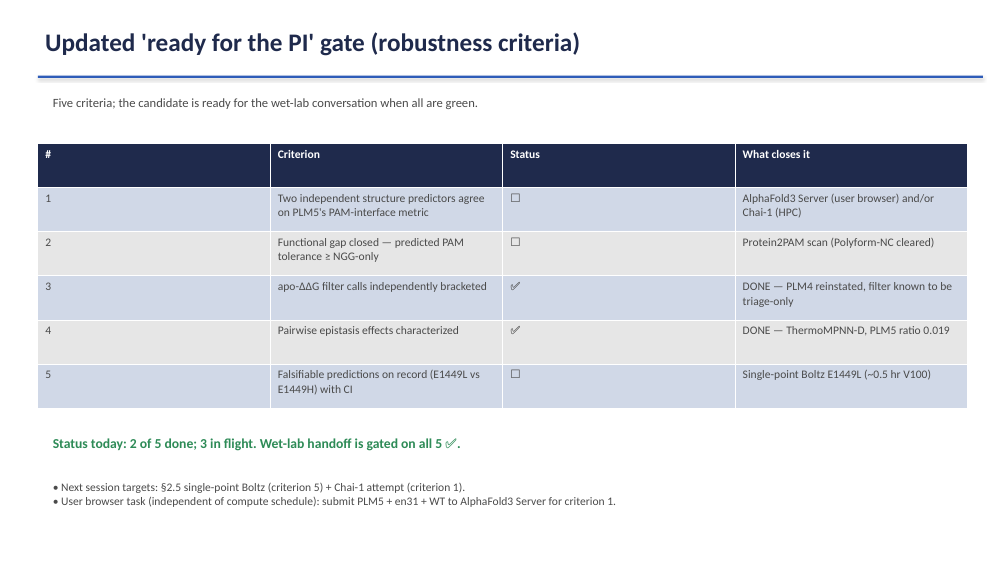
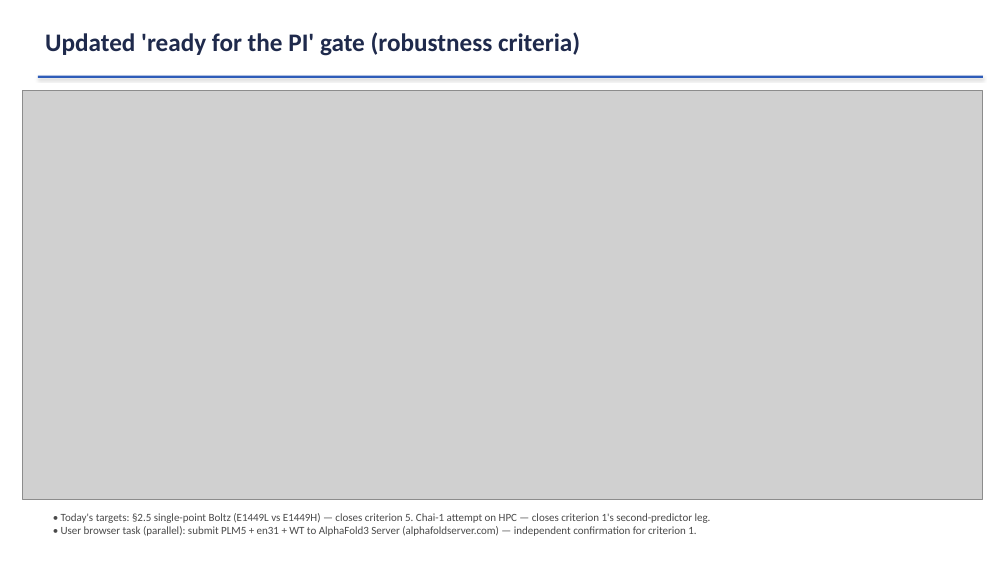
Before and after one commit to visvikbharti/protein-language-model-exploration, a slide deck: slide 23 of docs/presentation/FnCas9_PLM_Redesign.pptx (slide 20 before the commit). Drawn at 1008x567 pixels with LibreOffice and Linux fonts; fonts in the diff are those of the drawing; grey boxes stand for pictures. Boxes give left, top, right and bottom in pixels: in the first picture for what was removed or moved away, otherwise in the second. Text is boxed around its words. In the diff, an @@ line names an element or a change of style, - is before the commit and + after.

```diff
--- a/docs/presentation/FnCas9_PLM_Redesign.pptx
+++ b/docs/presentation/FnCas9_PLM_Redesign.pptx
@@ picture added at box(23, 91, 983, 499) @@
@@ text removed at box(53, 98, 478, 109) @@
-Five criteria; the candidate is ready for the wet-lab conversation when all are green.
@@ table removed at box(38, 144, 969, 408), 6 rows, 4 columns @@
-# | Criterion | Status | What closes it
-1 | Two independent structure predictors agree on PLM5's PAM-interface metric | ☐ | AlphaFold3 Server (user browser) and/or Chai-1 (HPC)
-2 | Functional gap closed — predicted PAM tolerance ≥ NGG-only | ☐ | Protein2PAM scan (Polyform-NC cleared)
-3 | apo-ΔΔG filter calls independently bracketed | ✅ | DONE — PLM4 reinstated, filter known to be triage-only
-4 | Pairwise epistasis effects characterized | ✅ | DONE — ThermoMPNN-D, PLM5 ratio 0.019
-5 | Falsifiable predictions on record (E1449L vs E1449H) with CI | ☐ | Single-point Boltz E1449L (~0.5 hr V100)
@@ text removed at box(53, 438, 442, 451) @@
-Status today: 2 of 5 done; 3 in flight. Wet-lab handoff is gated on all 5 ✅.
@@ text at box(61, 513, 711, 536): text changed; size 11 to 10.5 pt @@
-• Next session targets: §2.5 single-point Boltz (criterion 5) + Chai-1 attempt (criterion 1).
-• User browser task (independent of compute schedule): submit PLM5 + en31 + WT to AlphaFold3 Server for criterion 1.
+• Today's targets: §2.5 single-point Boltz (E1449L vs E1449H) — closes criterion 5. Chai-1 attempt on HPC — closes criterion 1's second-predictor leg.
+• User browser task (parallel): submit PLM5 + en31 + WT to AlphaFold3 Server (alphafoldserver.com) — independent confirmation for criterion 1.
```
Also in this commit, not shown: 2 other slides changed, 4 slides added, 1 slide removed, 17 other files.
